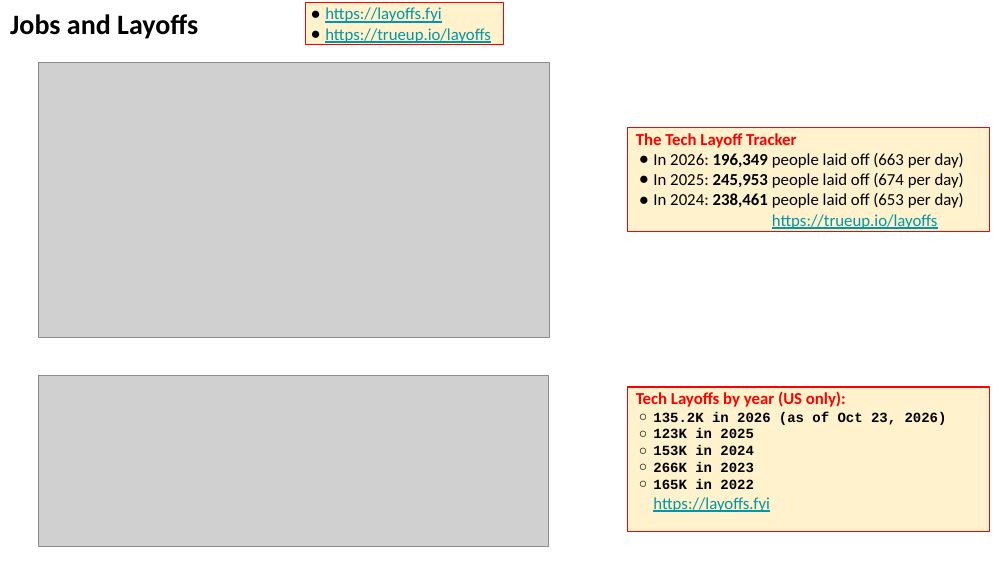
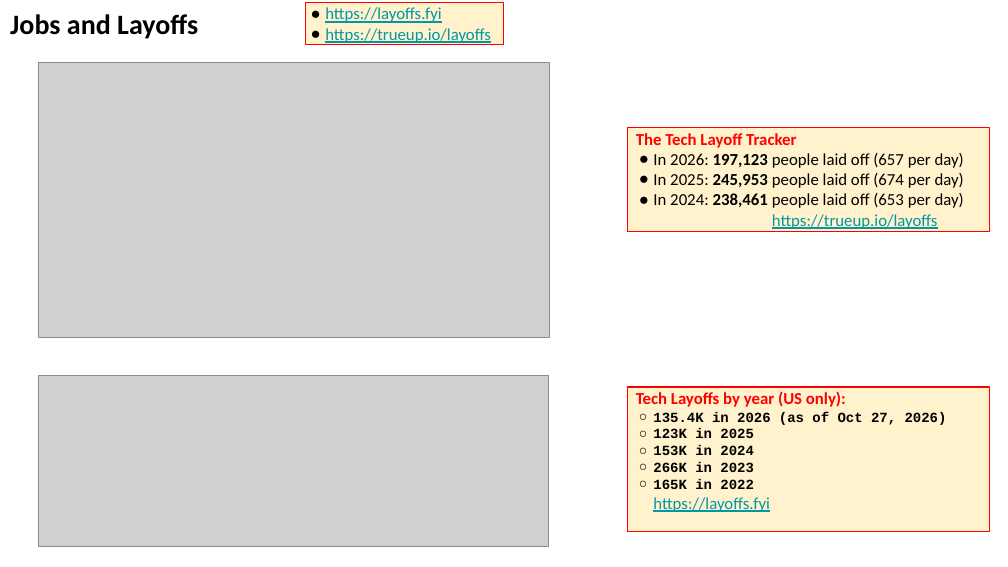
Before and after one commit to lselector/seminar, a slide deck: slide 17 of 2026/2026-10-30-AI-News.pptx (slide 12 before the commit). Drawn at 1008x567 pixels with LibreOffice and Linux fonts; fonts in the diff are those of the drawing; grey boxes stand for pictures. Boxes give left, top, right and bottom in pixels: in the first picture for what was removed or moved away, otherwise in the second. Text is boxed around its words. In the diff, an @@ line names an element or a change of style, - is before the commit and + after.

```diff
--- a/2026/2026-10-30-AI-News.pptx
+++ b/2026/2026-10-30-AI-News.pptx
@@ text in rectangle at (x1=653, y1=153, x2=964, y2=168): text changed @@
-● In 2026: 196,349 people laid off (663 per day)
+● In 2026: 197,123 people laid off (657 per day)
@@ text in rectangle at (x1=653, y1=412, x2=947, y2=425): text changed @@
-  ○ 135.2K in 2026 (as of Oct 23, 2026)
+  ○ 135.4K in 2026 (as of Oct 27, 2026)
```
Also in this commit, not shown: 4 other slides changed, 6 slides added.
